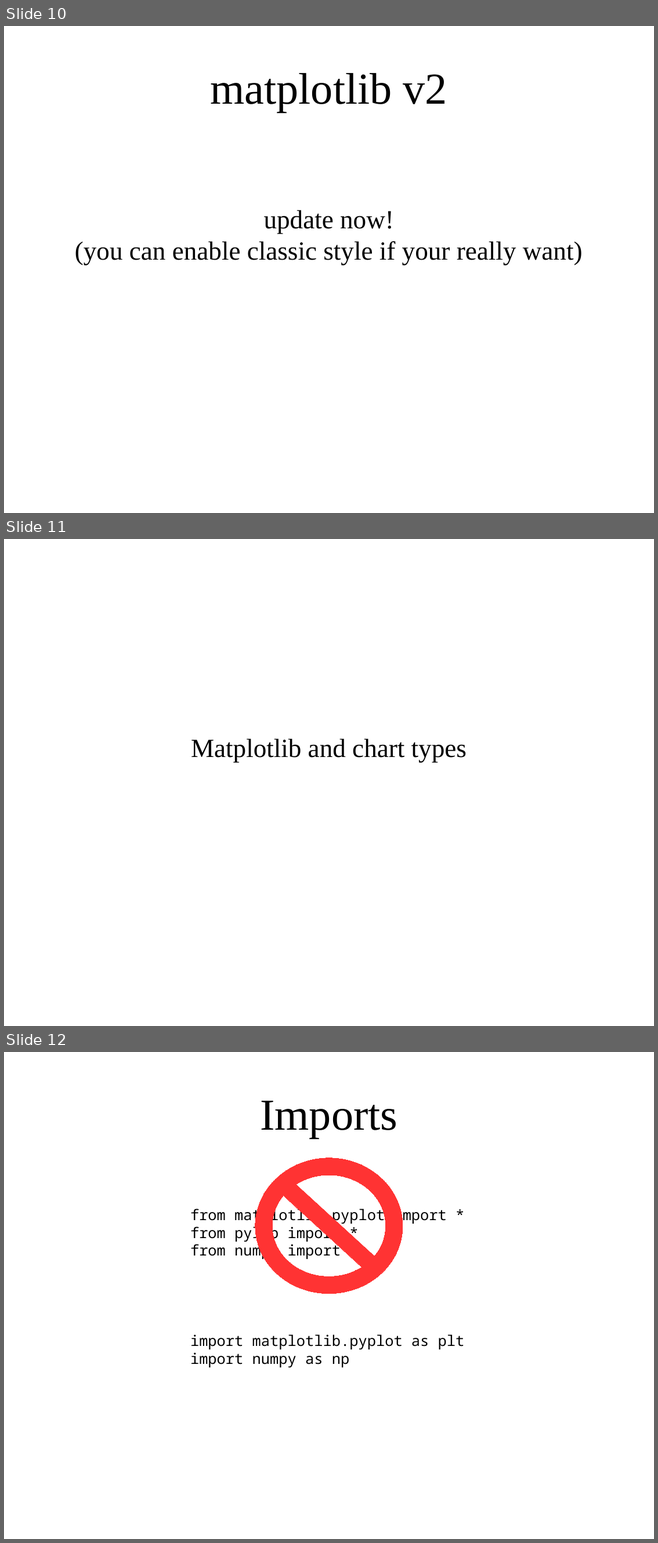
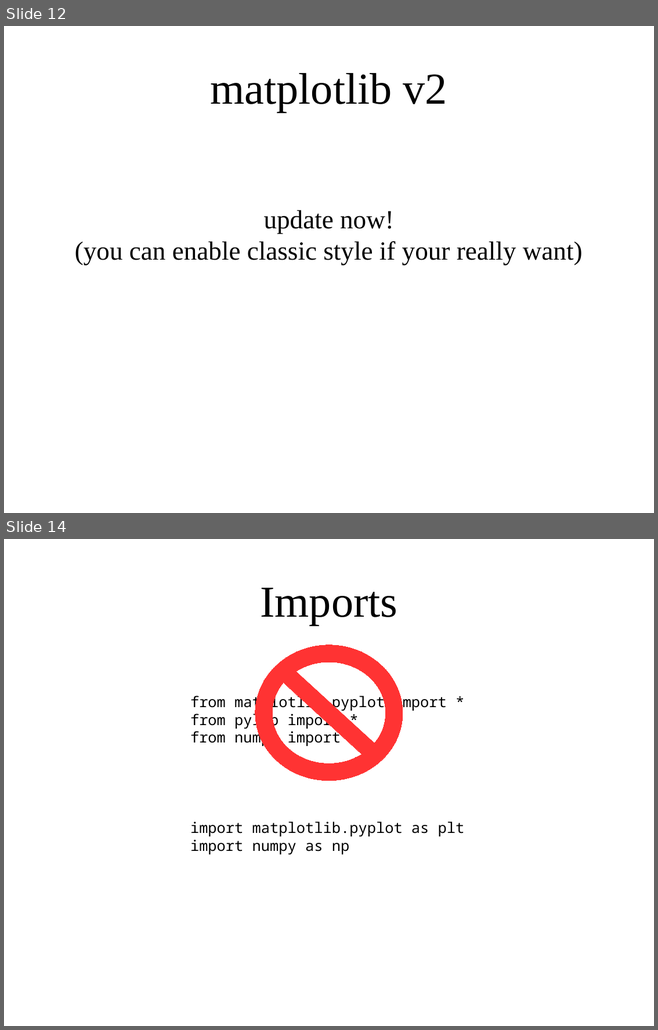
Before and after one commit to amueller/applied_ml_spring_2017, a slide deck: slides/aml-03-012517.odp. Shown one above the other, each under a label of ours: slides 10, 11 and 12 before the commit, slides 12 and 14 after it; the slides between them are not shown. The pictures are 658x1543 and 658x1030 pixels, drawn with LibreOffice and Linux fonts; fonts in the diff are those of the drawing. Boxes give left, top, right and bottom in pixels: in the first picture for what was removed or moved away, otherwise in the second. Text is boxed around its words. In the diff, an @@ line names an element or a change of style, - is before the commit and + after.

```diff
--- a/slides/aml-03-012517.odp
+++ b/slides/aml-03-012517.odp
@@ slide 11 removed at (x1=4, y1=539, x2=654, y2=1026), background #FFFFFF @@
@@ subtitle removed at (x1=191, y1=739, x2=466, y2=762) @@
-Matplotlib and chart types
@@ what was slide 10 is now slide 12 @@
@@ what was slide 12 is now slide 14 @@
```
Also in this commit, not shown: 6 slides changed, 3 slides added, 1 other slide removed, 1 other file.
